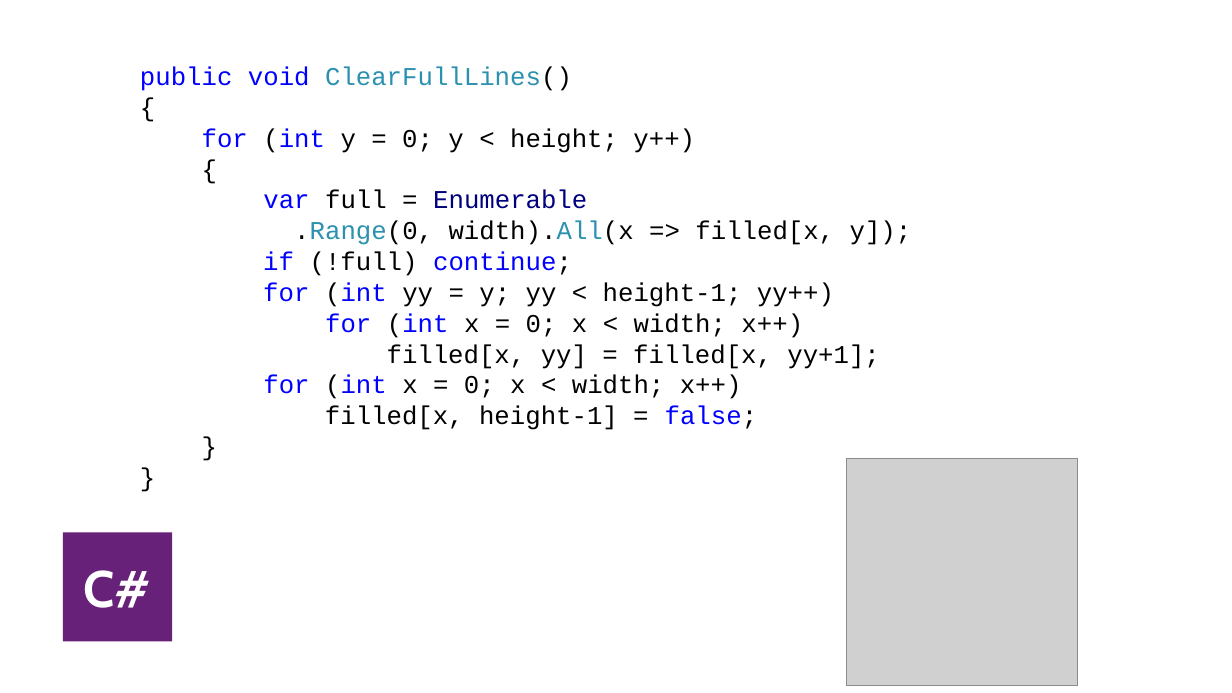
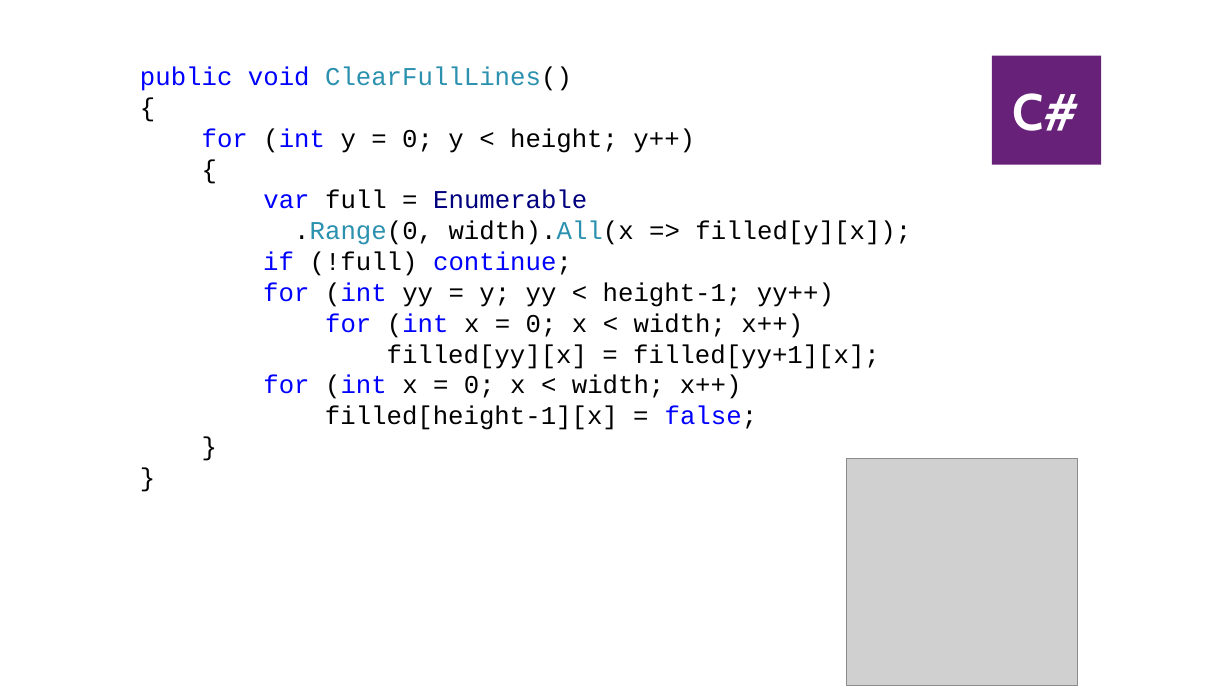
Before and after one commit to kontur-courses/clean-code, a slide deck: slide 40 of clean-code.pptx (slide 37 before the commit). Drawn at 1232x693 pixels with LibreOffice and Linux fonts; fonts in the diff are those of the drawing; grey boxes stand for pictures. Boxes give left, top, right and bottom in pixels: in the first picture for what was removed or moved away, otherwise in the second. Text is boxed around its words. In the diff, an @@ line names an element or a change of style, - is before the commit and + after.

```diff
--- a/clean-code.pptx
+++ b/clean-code.pptx
@@ rectangle "C#": place and size @@
-rectangle "C#" at box(63, 532, 172, 641)
+rectangle "C#" at box(993, 55, 1102, 165)
@@ text at box(294, 220, 911, 245): text changed @@
-.Range(0, width).All(x => filled[x, y]);
+.Range(0, width).All(x => filled[y][x]);
@@ text at box(387, 344, 880, 369): text changed @@
-filled[x, yy] = filled[x, yy+1];
+filled[yy][x] = filled[yy+1][x];
@@ text at box(325, 405, 758, 430): text changed @@
-filled[x, height-1] = false;
+filled[height-1][x] = false;
```
Also in this commit, not shown: 15 other slides changed, 7 slides added, 3 slides removed, 7 other files.
